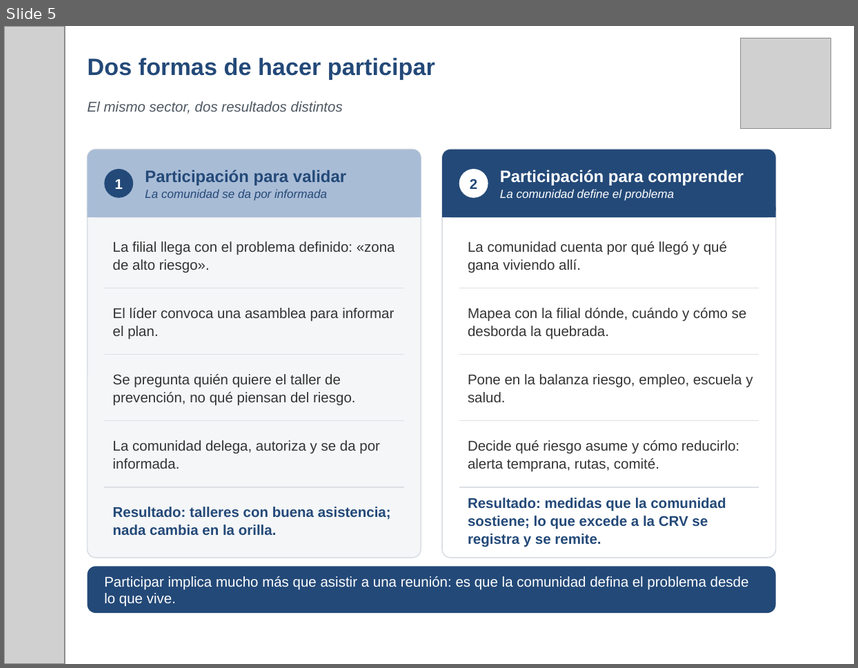
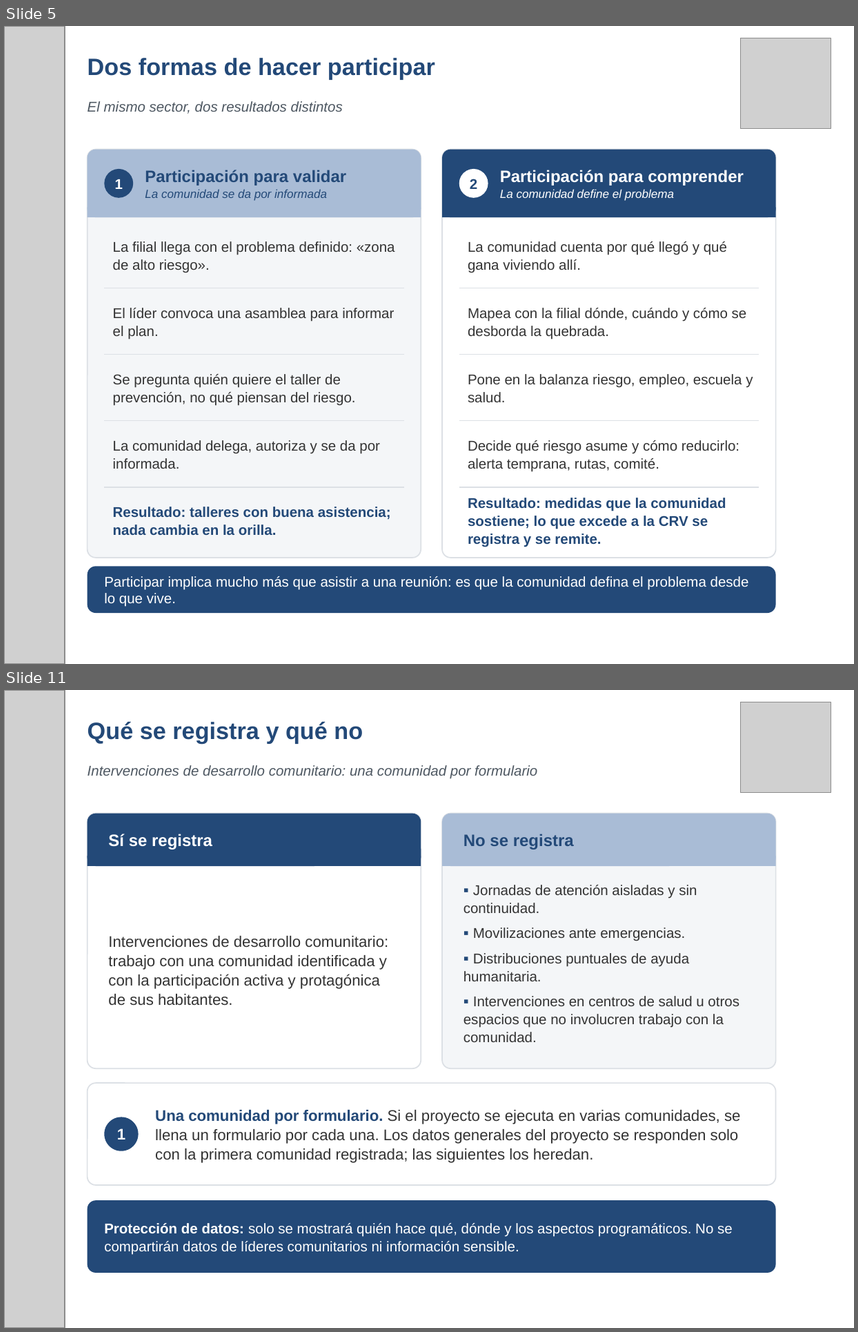
Before and after one commit to fmblancop/Hoja-de-Ruta-CRV, a slide deck: Hoja_de_Ruta_CRV_presentacion.pptx. Shown one above the other, each under a label of ours: slide 5 before the commit, slides 5 and 11 after it; the slides between them are not shown. The pictures are 858x668 and 858x1332 pixels, drawn with LibreOffice and Linux fonts; fonts in the diff are those of the drawing; grey boxes stand for pictures. Boxes give left, top, right and bottom in pixels: in the first picture for what was removed or moved away, otherwise in the second. Text is boxed around its words. In the diff, an @@ line names an element or a change of style, - is before the commit and + after.

```diff
--- a/Hoja_de_Ruta_CRV_presentacion.pptx
+++ b/Hoja_de_Ruta_CRV_presentacion.pptx
@@ slide 11 added at [4,690,854,1328], background #FFFFFF @@
@@ picture added at [4,690,64,1328] @@
@@ picture added at [740,702,831,792] @@
@@ text added at [87,722,363,743], 20 pt, text #234978, bold @@
+Qué se registra y qué no
@@ text added at [87,765,537,778], 12 pt, text #4E5862, italic @@
+Intervenciones de desarrollo comunitario: una comunidad por formulario
@@ rounded rectangle added at [87,814,421,1068], fill #FFFFFF, outline #DCE0E5 1 pt @@
@@ rounded rectangle added at [87,814,421,866], fill #234978 @@
@@ rounded rectangle added at [441,814,775,1068], fill #F4F6F8, outline #DCE0E5 1 pt @@
@@ rounded rectangle added at [441,814,775,866], fill #A9BCD6 @@
@@ text added at [108,834,212,849], 14 pt, text #FFFFFF, bold @@
+Sí se registra
@@ text added at [464,834,574,849], 14 pt, text #234978, bold @@
+No se registra
@@ rectangle added at [87,856,421,866], fill #234978 @@
@@ rectangle added at [441,856,775,866], fill #A9BCD6 @@
@@ text added at [464,885,740,1042], 12 pt, text #333333 @@
+▪ Jornadas de atención aisladas y sin continuidad.
+▪ Movilizaciones ante emergencias.
+▪ Distribuciones puntuales de ayuda humanitaria.
+▪ Intervenciones en centros de salud u otros espacios que no involucren trabajo con la comunidad.
@@ text added at [108,936,388,1005], 13 pt, text #333333 @@
+Intervenciones de desarrollo comunitario: trabajo con una comunidad identificada y con la participación activa y protagónica de sus habitantes.
@@ rounded rectangle added at [87,1083,776,1185], fill #FFFFFF, outline #DCE0E5 1 pt @@
@@ ellipse added at [104,1116,139,1151], fill #234978, 13 pt, text #FFFFFF, bold @@
+1
@@ text added at [155,1110,740,1163], 13 pt, text #333333 @@
+Una comunidad por formulario. Si el proyecto se ejecuta en varias comunidades, se llena un formulario por cada una. Los datos generales del proyecto se responden solo con la primera comunidad registrada; las siguientes los heredan.
@@ rounded rectangle added at [87,1200,776,1272], fill #234978 @@
@@ text added at [104,1223,733,1254], 12 pt, text #FFFFFF @@
+Protección de datos: solo se mostrará quién hace qué, dónde y los aspectos programáticos. No se compartirán datos de líderes comunitarios ni información sensible.
```
Also in this commit, not shown: 7 slides changed, 3 other slides added, 2 slides removed.
